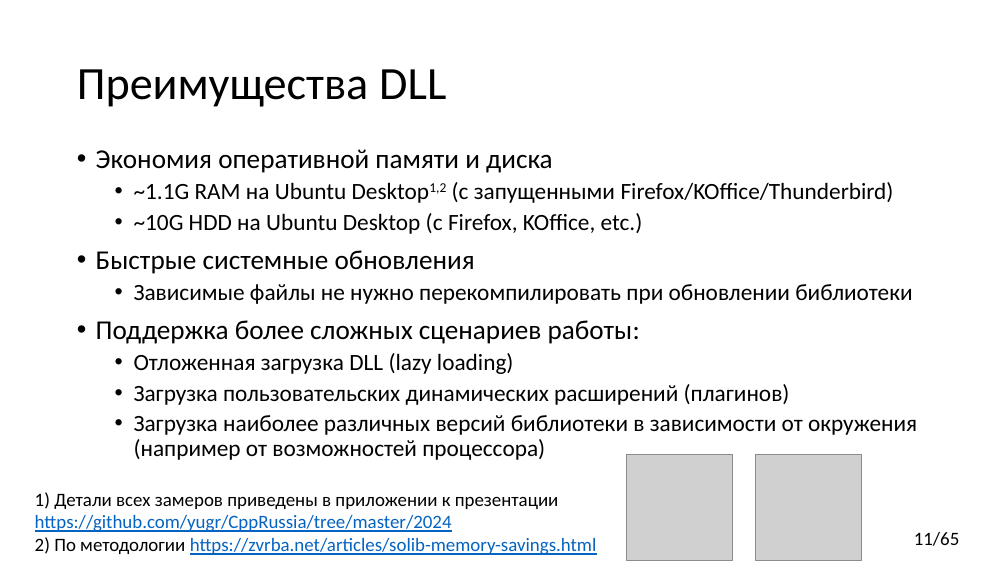
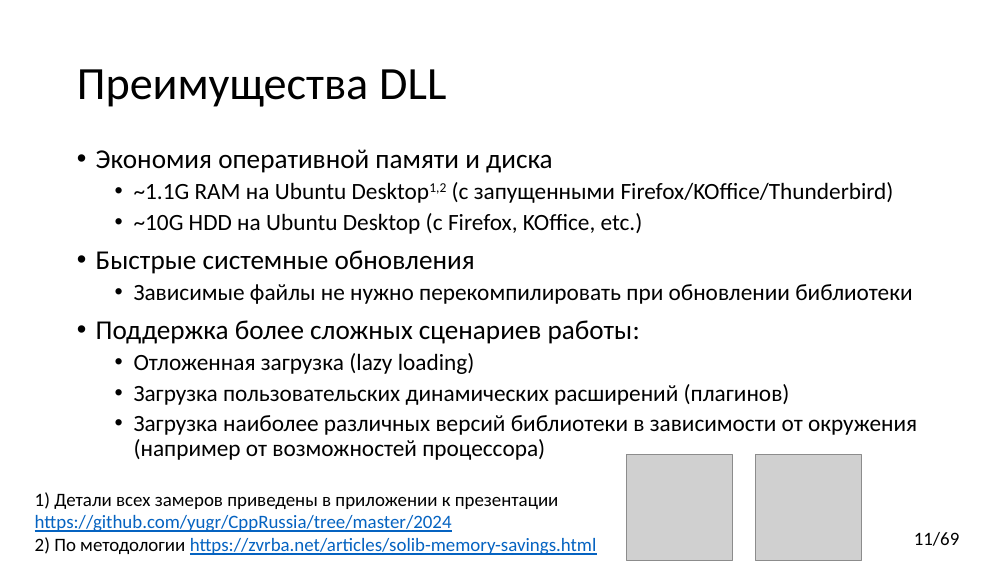
Before and after one commit to yugr/CppRussia, a slide deck: slide 11 of 2024/RU.pptx. Drawn at 1008x567 pixels with LibreOffice and Linux fonts; fonts in the diff are those of the drawing; grey boxes stand for pictures. Boxes give left, top, right and bottom in pixels: in the first picture for what was removed or moved away, otherwise in the second. Text is boxed around its words. In the diff, an @@ line names an element or a change of style, - is before the commit and + after.

```diff
--- a/2024/RU.pptx
+++ b/2024/RU.pptx
@@ text at bbox=[134, 353, 475, 374]: text changed @@
-  • Отложенная загрузка DLL (lazy loading)
+  • Отложенная загрузка (lazy loading)
@@ page number at bbox=[914, 532, 960, 546]: text changed @@
-11/65
+11/69
```
Also in this commit, not shown: 13 other slides changed, 5 slides added, 1 slide removed, 1 other file.
